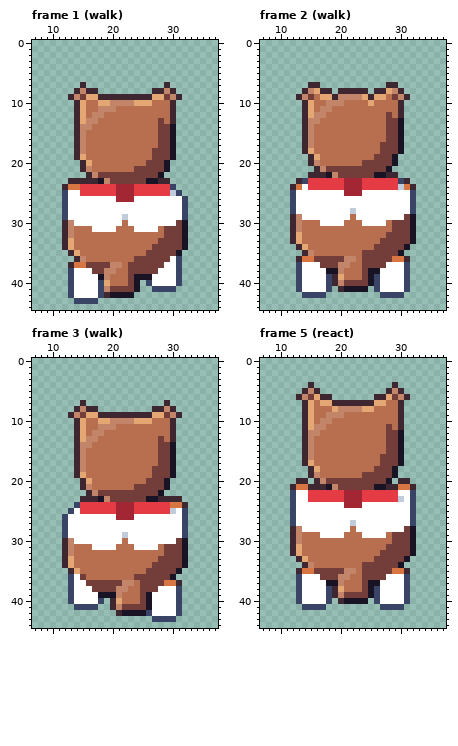
Pixel-art file, stored at art/minis/dog-archie@94.aseprite. Above, as it was before the edit.
45x45 pixels, 24 frames. Shown: frame 1 (walk): x 7..37, y 0..44; frame 2 (walk): x 7..37, y 0..44; frame 3 (walk): x 7..37, y 0..44; frame 5 (react): x 7..37, y 0..44. The commit also changed other frames, which this record leaves out.
After the commit:
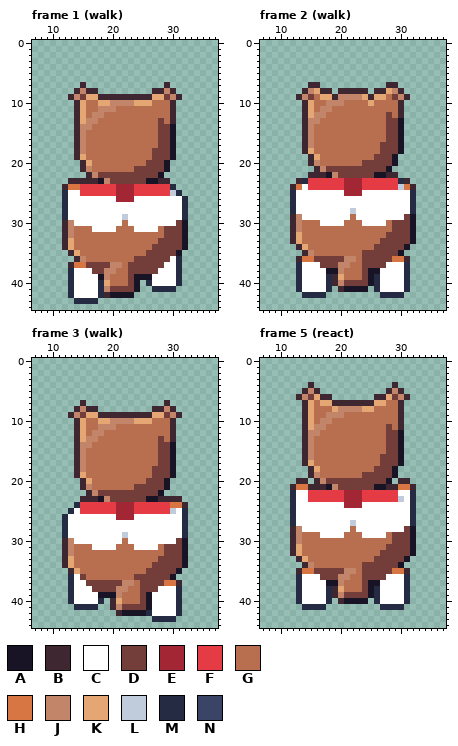
Palette (. is transparent): A #181425  B #3e2731  C #ffffff  D #733e39  E #a22633  F #e43b44  G #b86f50  H #d77643  J #c28569  K #e4a672  L #c0cbdc  M #262b44  N #3a4466
What changed:
Frame 1 (walk):
y 24: x 30 N -> M
y 25: x 12 N -> M; x 31 N -> M
y 26..29: x 12 N -> M; x 32 N -> M
y 36..37: x 31 N -> M
y 38..39: x 13 N -> M; x 31 N -> M
y 40: x 13 N -> M; x 18 N -> M; x 26 N -> M; x 31 N -> M
y 41: x 13 N -> M; x 18 N -> M; x 27..30 NNNN -> MMMM
y 42: x 13 N -> M; x 18 N -> M
y 43: x 14..17 NNNN -> MMMM
Frame 2 (walk):
y 23: x 14 N -> M; x 30 N -> M
y 25..28: x 12 N -> M; x 32 N -> M
y 37..38: x 13 N -> M; x 31 N -> M
y 39..41: x 13 N -> M; x 18 N -> M; x 26 N -> M; x 31 N -> M
y 42: x 14..17 NNNN -> MMMM; x 27..30 NNNN -> MMMM
Frame 3 (walk):
y 24: x 14 N -> M
y 25: x 13 N -> M; x 32 N -> M
y 26..29: x 12 N -> M; x 32 N -> M
y 36..37: x 13 N -> M
y 38..39: x 13 N -> M; x 31 N -> M
y 40: x 13 N -> M; x 18 N -> M; x 31 N -> M
y 41: x 14..17 NNNN -> MMMM; x 31 N -> M
y 42: x 26 N -> M; x 31 N -> M
y 43: x 27..30 NNNN -> MMMM
Frame 5 (react):
y 22..27: x 12 N -> M; x 32 N -> M
y 36..37: x 13 N -> M; x 31 N -> M
y 38..40: x 13 N -> M; x 18 N -> M; x 26 N -> M; x 31 N -> M
y 41: x 14..17 NNNN -> MMMM; x 27..30 NNNN -> MMMM
